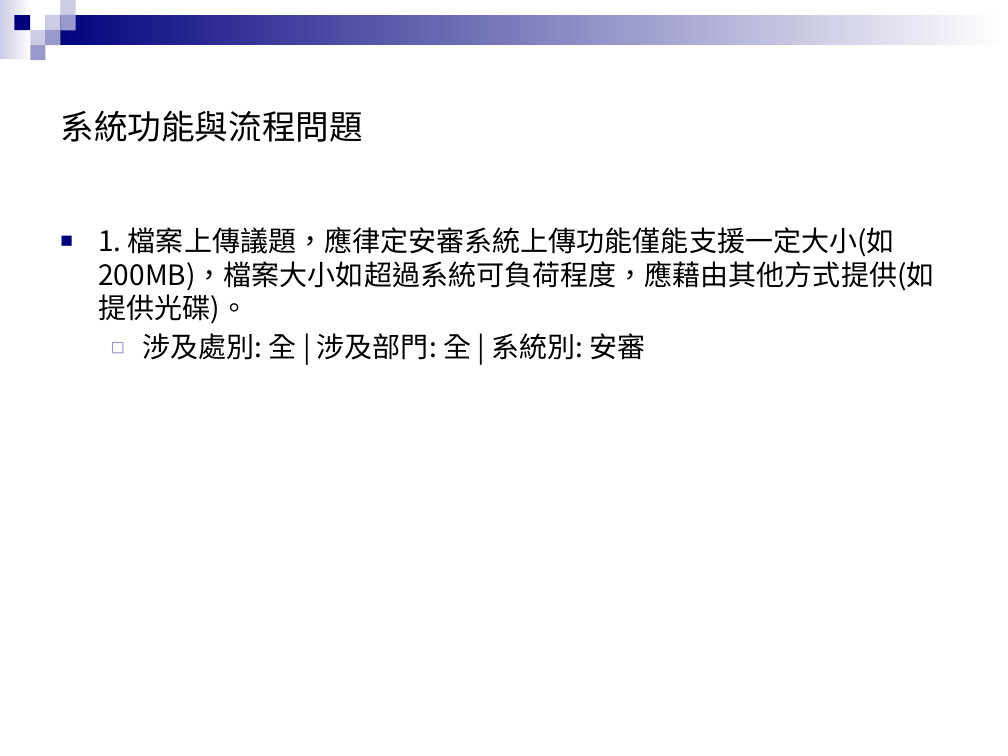
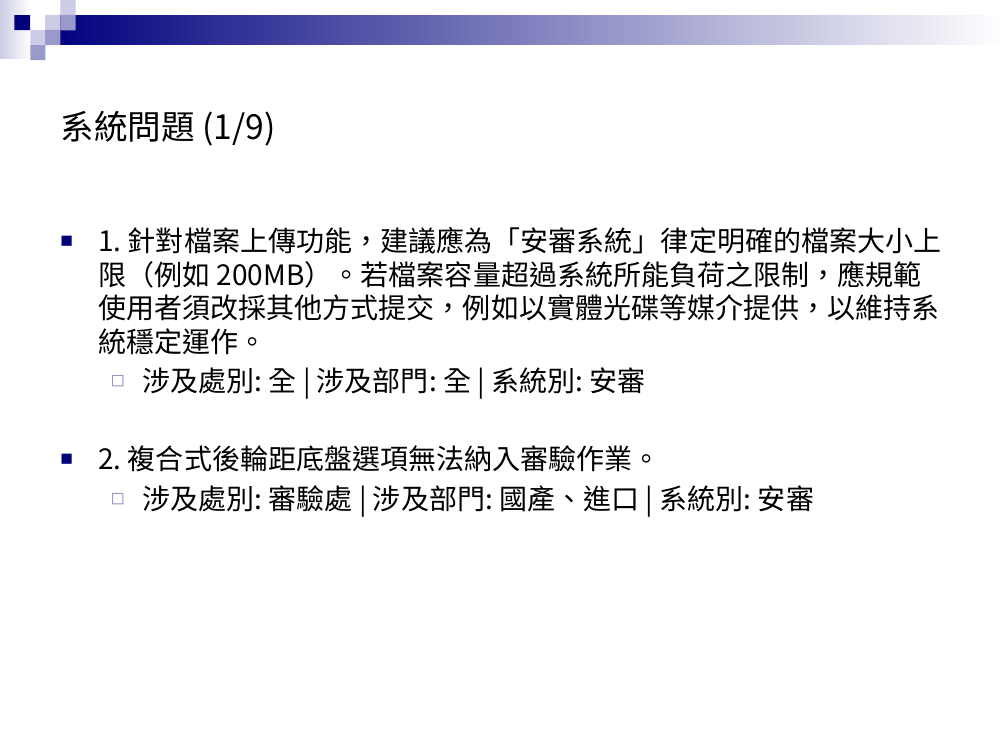
Before and after one commit to zx90316/202508-----, a slide deck: slide 15 of 系統交流會議題簡報.pptx (slide 10 before the commit). Drawn at 1008x756 pixels with LibreOffice and Linux fonts; fonts in the diff are those of the drawing; background and template pictures are left out. Boxes give left, top, right and bottom in pixels: in the first picture for what was removed or moved away, otherwise in the second. Text is boxed around its words. In the diff, an @@ line names an element or a change of style, - is before the commit and + after.

Commit message:
更新 ExcelToJsonPresentation 類別以排除「宣導」類別的議題，並新增目錄頁與議題動機頁。修正 JSON 檔案中的類別名稱與統計數據，並更新 requirements.txt 以包含 pywin32 套件。刪除不再使用的設定檔案 settings.local.json。

```diff
--- a/系統交流會議題簡報.pptx
+++ b/系統交流會議題簡報.pptx
@@ title at (60, 110, 275, 146): text changed @@
-系統功能與流程問題
+系統問題 (1/9)
@@ text at (98, 227, 942, 355): text changed @@
-■ 1. 檔案上傳議題，應律定安審系統上傳功能僅能支援一定大小(如200MB)，檔案大小如超過系統可負荷程度，應藉由其他方式提供(如提供光碟)。
+■ 1. 針對檔案上傳功能，建議應為「安審系統」律定明確的檔案大小上限（例如 200MB）。若檔案容量超過系統所能負荷之限制，應規範使用者須改採其他方式提交，例如以實體光碟等媒介提供，以維持系統穩定運作。
@@ text at (98, 445, 814, 512): paragraphs added @@
+■ 2. 複合式後輪距底盤選項無法納入審驗作業。
+  ◻ 涉及處別: 審驗處 | 涉及部門: 國產、進口 | 系統別: 安審
```
Also in this commit, not shown: 22 other slides changed, 5 slides added, 6 other files.
